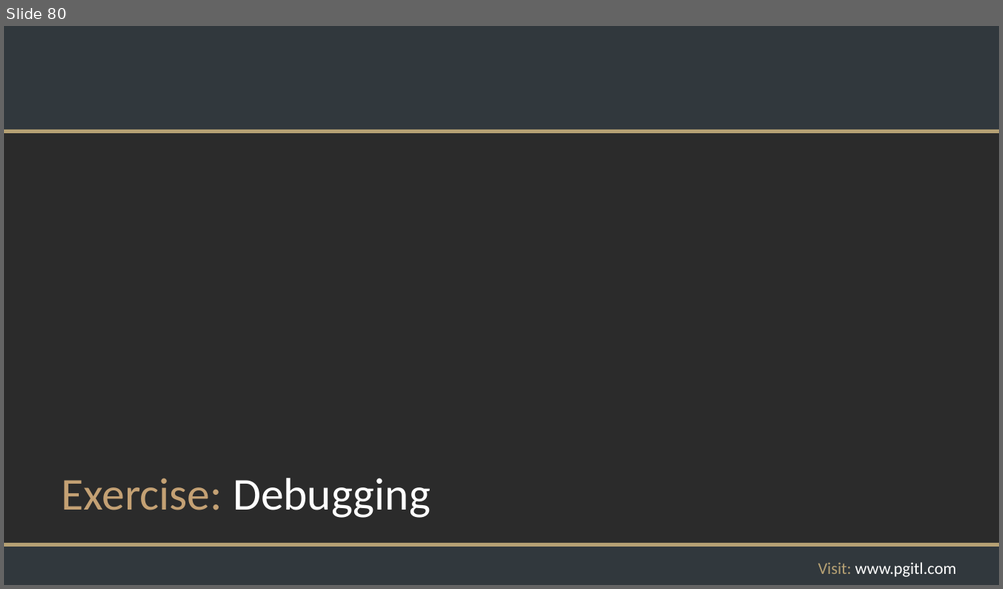
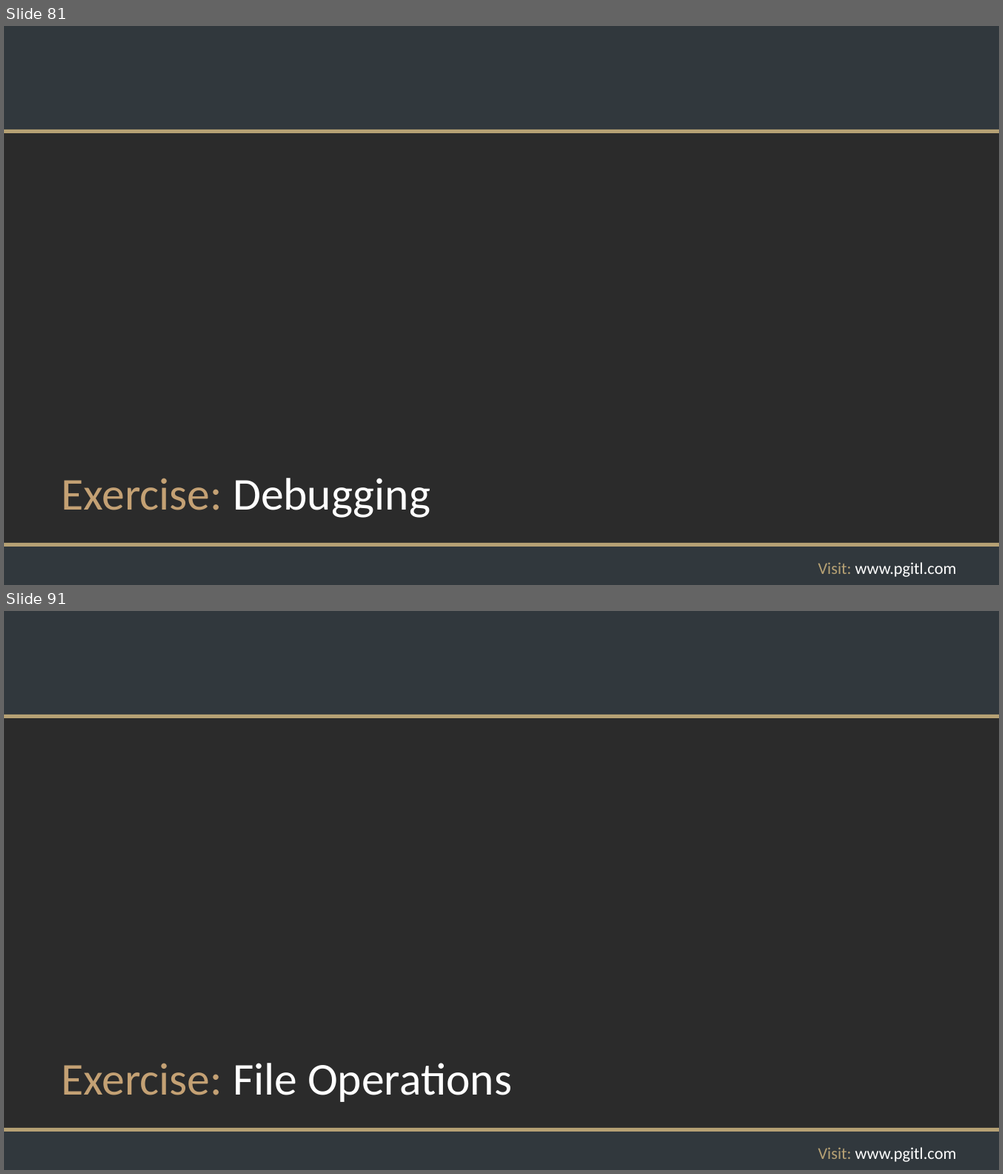
Before and after one commit to rikkouri/project-a, a slide deck: Programming Foundations.pptx. Shown one above the other, each under a label of ours: slide 80 before the commit, slides 81 and 91 after it; the slides between them are not shown. The pictures are 1003x589 and 1003x1174 pixels, drawn with LibreOffice and Linux fonts; fonts in the diff are those of the drawing; background and template pictures are left out; a plain dark background stands for a picture behind light text. Boxes give left, top, right and bottom in pixels: in the first picture for what was removed or moved away, otherwise in the second. Text is boxed around its words. In the diff, an @@ line names an element or a change of style, - is before the commit and + after.

Commit message:
File IO Paths and File Operations slides

```diff
--- a/Programming Foundations.pptx
+++ b/Programming Foundations.pptx
@@ slide 91 added at <box>4,611,999,1170</box>, background picture (left out); not listed: 5 template elements that a slide beside it also shows @@
@@ title added at <box>61,1063,512,1102</box>, 44 pt, text #FFFFFF @@
+Exercise: File Operations
@@ what was slide 80 is now slide 81 @@
```
Also in this commit, not shown: 10 other slides added.
